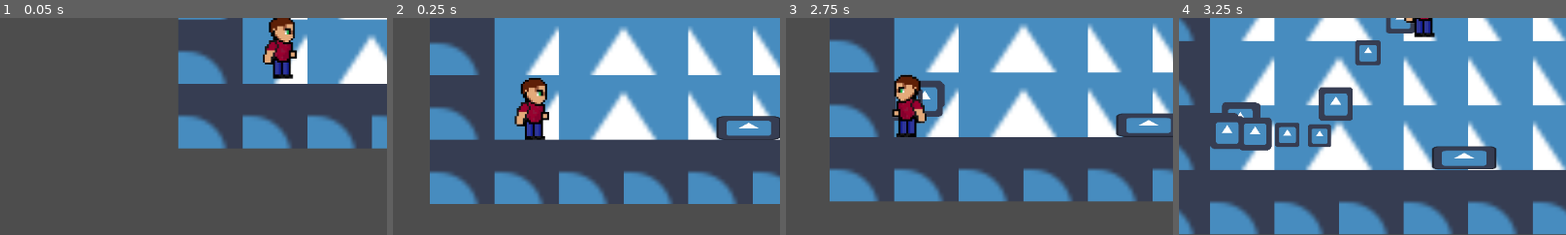
Above: before the commit, frames 1-4 (left to right).
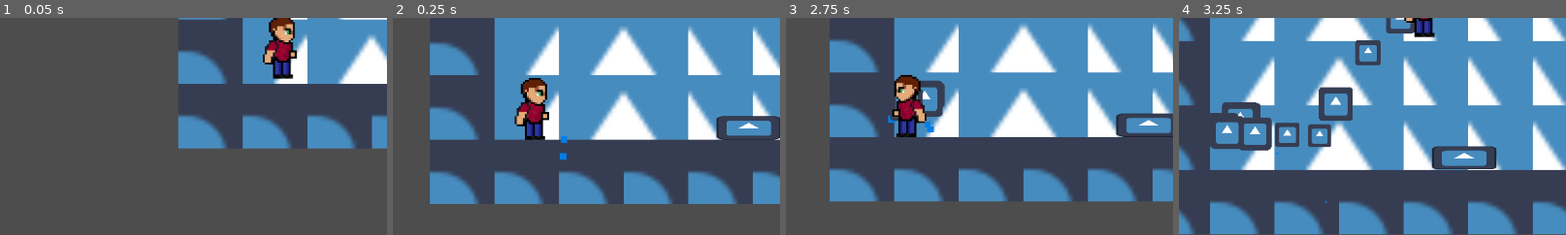
Above: after the commit, the same moments.

Repository: Vsp82/ocean-run
Game: Godot game, scene res://Scenes/Main.tscn
The game is run twice, just before and just after one commit, with the same random seed, the same clock (stepped at 60 frames per second) and the same inputs. The engine's default icon, where the game draws it, is replaced by a stand-in: a white triangle on a blue panel in a dark square.
Inputs:
- Up to frame 1 (0.05 s): no input
- Up to frame 2 (0.25 s): no input
- Up to frame 3 (2.75 s): hold D (Right) 0.53-2.03 s; tap Space (Jump) at 0.77, 1.52 s; hold A (Left) from 2.03 s (still down)
- Up to frame 4 (3.25 s): release A (Left) at 2.78 s; hold D (Right) from 2.78 s (still down); tap Space (Jump) at 3.02 s
The pictures show only the part of the screen within x 5-55%, y 50-100%; the shares and areas given below are measured in that part.

Frame 1 is identical in both runs. In frame 2, 0.1% of the frame differs, in the area x 43-46%, y 54-66%; in frame 3, 0.1%, in the area x 26-39%, y 44-53%; in frame 4, less than 0.1%.

Commit message:
explosion effect

Diff:
--- a/Code/player.gd
+++ b/Code/player.gd
@@ -3,11 +3,14 @@
 @export var Health := 4
 @onready var CoyoteTime: Timer = $CoyoteTime
 @onready var No_damage_time: Timer = $No_damage_time
+@export var explode_scene: PackedScene
+
 var No_damage_time_active: bool = false
 var Coyote_time_active: bool = false
 var gravity = ProjectSettings.get_setting("physics/2d/default_gravity")
 var gravity_modifier: float = 1
 var water := true
+var was_on_floor := false
 
 const SPEED := 120.0
 const ACCEL := 1500.0
@@ -58,7 +61,18 @@
 		velocity.x = move_toward(velocity.x, 0, FRICTION * delta)
 		$GPUParticles2D.emitting = false
 
+
 	move_and_slide()
+
+	if is_on_floor() and !was_on_floor:
+		_on_landed()
+
+	was_on_floor = is_on_floor()
+
+func _on_landed() -> void:
+	var explosion = explode_scene.instantiate()
+	explosion.global_position = global_position
+	get_parent().add_child(explosion)
 
 func take_damage() -> void:
 	if No_damage_time_active:
--- a/Scenes/Player.tscn
+++ b/Scenes/Player.tscn
@@ -1,6 +1,7 @@
 [gd_scene format=3 uid="uid://b7nl15vlkvu0w"]
 
 [ext_resource type="Script" uid="uid://c3omqfnl4qasx" path="res://Code/player.gd" id="1_kyqiw"]
+[ext_resource type="PackedScene" uid="uid://cl4nf4o5xaf7w" path="res://Scenes/explode_effect.tscn" id="2_dewec"]
 [ext_resource type="Texture2D" uid="uid://ci80ns4folm70" path="res://Acets/WhatsApp_Image_2026-02-28_at_16.21.14-removebg-preview (2).png" id="2_kyqiw"]
 [ext_resource type="Texture2D" uid="uid://dovo1ait4ltcd" path="res://index.icon.png" id="3_gntrk"]
 
@@ -117,6 +118,7 @@
 
 [node name="Player" type="CharacterBody2D" unique_id=2033505834 groups=["Player"]]
 script = ExtResource("1_kyqiw")
+explode_scene = ExtResource("2_dewec")
 
 [node name="Sprite2D" type="Sprite2D" parent="." unique_id=1335037696]
 position = Vector2(0, -9.536743e-07)
--- /dev/null
+++ b/Scenes/explode_effect.gd
@@ -0,0 +1,6 @@
+extends Node2D
+
+func _ready() -> void:
+	$explode.emitting = true
+	await $explode.finished
+	queue_free()
--- /dev/null
+++ b/Scenes/explode_effect.tscn
@@ -0,0 +1,44 @@
+[gd_scene format=3 uid="uid://cl4nf4o5xaf7w"]
+
+[ext_resource type="Script" uid="uid://bi2hdwvioh3m8" path="res://Scenes/explode_effect.gd" id="1_2wydx"]
+
+[sub_resource type="Curve" id="Curve_cqb37"]
+_data = [Vector2(0, 1), 0.0, 0.0, 0, 0, Vector2(0.75, 0.8089888), 0.0, 0.0, 0, 0, Vector2(1, 0), 0.0, 0.0, 0, 0]
+point_count = 3
+
+[sub_resource type="CurveTexture" id="CurveTexture_dewec"]
+curve = SubResource("Curve_cqb37")
+
+[sub_resource type="Curve" id="Curve_ecgm3"]
+_data = [Vector2(0, 1), 0.0, 0.0, 0, 0, Vector2(1, 0), 0.0, 0.0, 0, 0]
+point_count = 2
+
+[sub_resource type="CurveTexture" id="CurveTexture_nn08x"]
+curve = SubResource("Curve_ecgm3")
+
+[sub_resource type="ParticleProcessMaterial" id="ParticleProcessMaterial_og2a8"]
+lifetime_randomness = 0.5
+particle_flag_disable_z = true
+inherit_velocity_ratio = 500.0
+direction = Vector3(0, -1, 0)
+spread = 120.0
+initial_velocity_min = 45.0
+initial_velocity_max = 45.0
+gravity = Vector3(0, 98, 0)
+scale_min = 1.5
+scale_max = 2.1
+scale_curve = SubResource("CurveTexture_nn08x")
+color = Color(0, 0.49850953, 0.90369713, 1)
+alpha_curve = SubResource("CurveTexture_dewec")
+
+[node name="ExplodeEffect" type="Node2D" unique_id=2092162414]
+script = ExtResource("1_2wydx")
+
+[node name="explode" type="GPUParticles2D" parent="." unique_id=874954278]
+position = Vector2(0, 8)
+emitting = false
+amount = 4
+one_shot = true
+explosiveness = 1.0
+randomness = 1.0
+process_material = SubResource("ParticleProcessMaterial_og2a8")
--- /dev/null
+++ b/explode_effect.tscn
@@ -0,0 +1,39 @@
+[gd_scene format=3 uid="uid://bralsmgih30h5"]
+
+[sub_resource type="Curve" id="Curve_cqb37"]
+_data = [Vector2(0, 1), 0.0, 0.0, 0, 0, Vector2(0.75, 0.8089888), 0.0, 0.0, 0, 0, Vector2(1, 0), 0.0, 0.0, 0, 0]
+point_count = 3
+
+[sub_resource type="CurveTexture" id="CurveTexture_dewec"]
+curve = SubResource("Curve_cqb37")
+
+[sub_resource type="Curve" id="Curve_ecgm3"]
+_data = [Vector2(0, 1), 0.0, 0.0, 0, 0, Vector2(1, 0), 0.0, 0.0, 0, 0]
+point_count = 2
+
+[sub_resource type="CurveTexture" id="CurveTexture_nn08x"]
+curve = SubResource("Curve_ecgm3")
+
+[sub_resource type="ParticleProcessMaterial" id="ParticleProcessMaterial_og2a8"]
+lifetime_randomness = 0.5
+particle_flag_disable_z = true
+inherit_velocity_ratio = 500.0
+direction = Vector3(0, -1, 0)
+spread = 120.0
+initial_velocity_min = 45.0
+initial_velocity_max = 45.0
+gravity = Vector3(0, 98, 0)
+scale_min = 1.5
+scale_max = 2.1
+scale_curve = SubResource("CurveTexture_nn08x")
+color = Color(0, 0.49850953, 0.90369713, 1)
+alpha_curve = SubResource("CurveTexture_dewec")
+
+[node name="explode" type="GPUParticles2D" unique_id=855505243]
+position = Vector2(0, 8)
+emitting = false
+amount = 4
+one_shot = true
+explosiveness = 1.0
+randomness = 1.0
+process_material = SubResource("ParticleProcessMaterial_og2a8")
Not shown, added: Scenes/explode_effect.gd.uid
